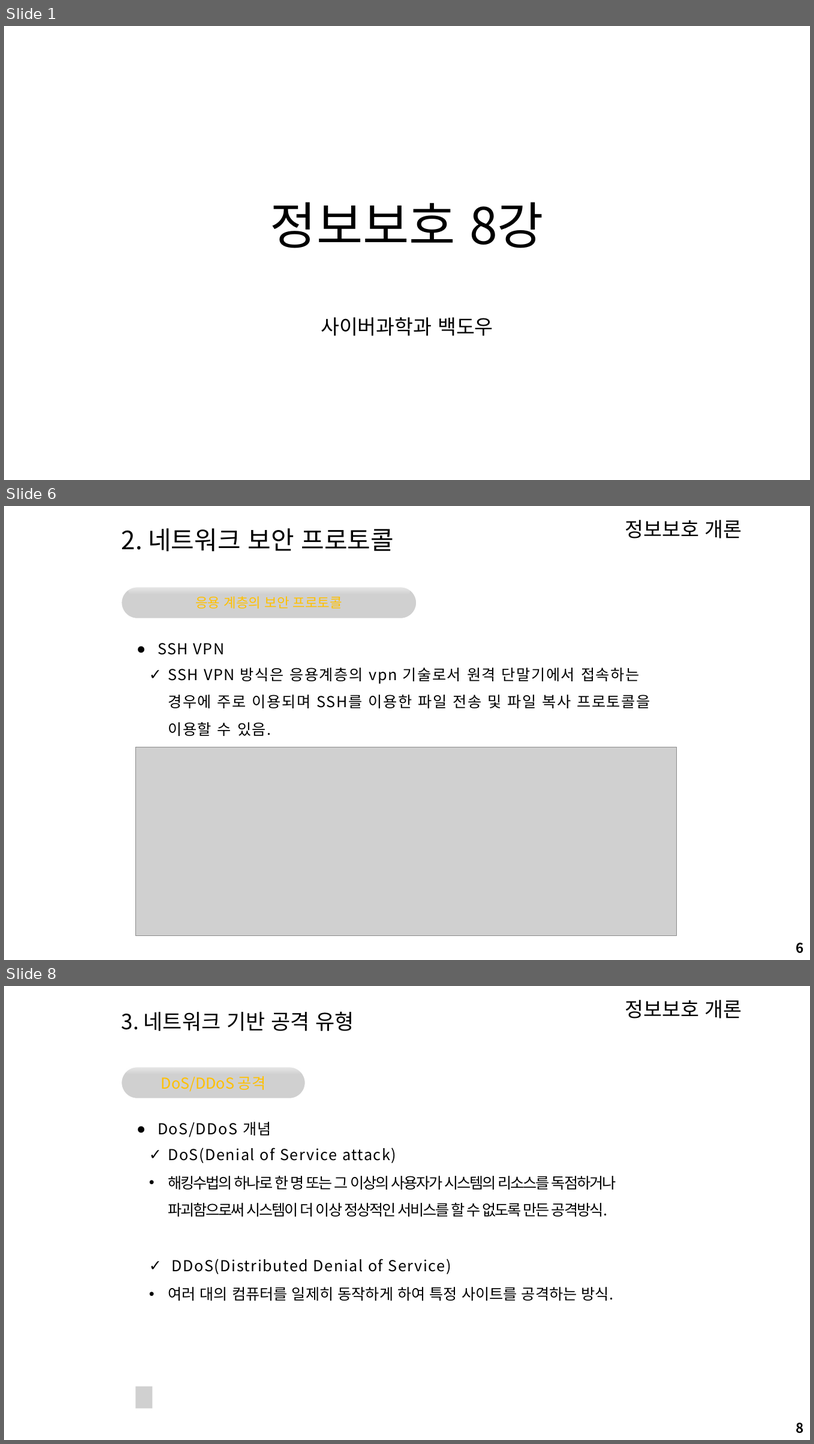
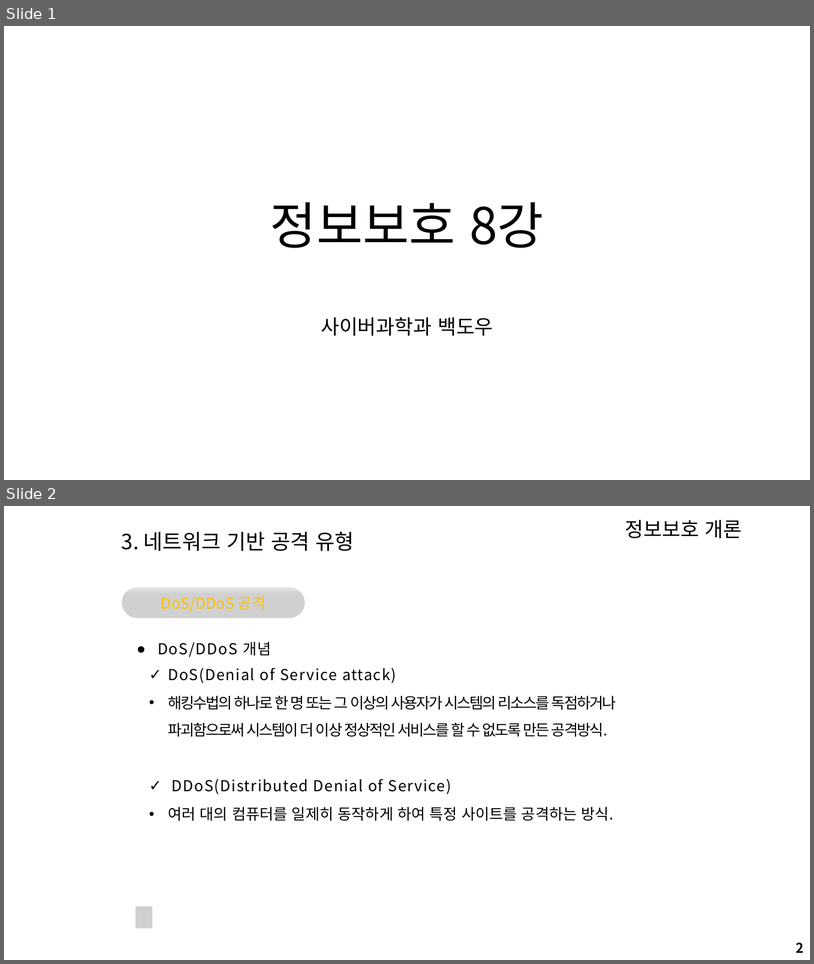
Before and after one commit to arizona95/CyberTraining, a slide deck: Lecture/24_1_정보보호/정보보호8강.pptx. Shown one above the other, each under a label of ours: slides 1, 6 and 8 before the commit, slides 1 and 2 after it; the slides between them are not shown. The pictures are 814x1444 and 814x964 pixels, drawn with LibreOffice and Linux fonts; fonts in the diff are those of the drawing; grey boxes stand for pictures; background and template pictures are left out. Boxes give left, top, right and bottom in pixels: in the first picture for what was removed or moved away, otherwise in the second. Text is boxed around its words. In the diff, an @@ line names an element or a change of style, - is before the commit and + after.

```diff
--- a/Lecture/24_1_정보보호/정보보호8강.pptx
+++ b/Lecture/24_1_정보보호/정보보호8강.pptx
@@ slide 6 removed at (4, 506, 810, 960), background #FFFFFF; not listed: 1 template element that a slide beside it also shows @@
@@ text removed at (122, 528, 393, 552) @@
-2. 네트워크 보안 프로토콜
@@ picture removed at (122, 587, 417, 619) @@
@@ rounded rectangle removed at (122, 585, 417, 621) @@
-응용 계층의 보안 프로토콜
@@ rounded rectangle removed at (129, 588, 410, 594) @@
@@ text removed at (158, 643, 225, 655) @@
-● SSH VPN
@@ text removed at (168, 667, 651, 736) @@
-✓ SSH VPN 방식은 응용계층의 vpn 기술로서 원격 단말기에서 접속하는 경우에 주로 이용되며 SSH를 이용한 파일 전송 및 파일 복사 프로토콜을 이용할 수 있음.
@@ picture removed at (136, 747, 677, 936) @@
@@ picture removed at (136, 906, 153, 928) @@
@@ page number removed at (797, 942, 804, 953) @@
-6
@@ what was slide 8 is now slide 2 @@
@@ page number at (797, 942, 804, 952): text changed @@
-8
+2
```
Also in this commit, not shown: 5 slides changed, 5 other slides removed, 2 other files.
